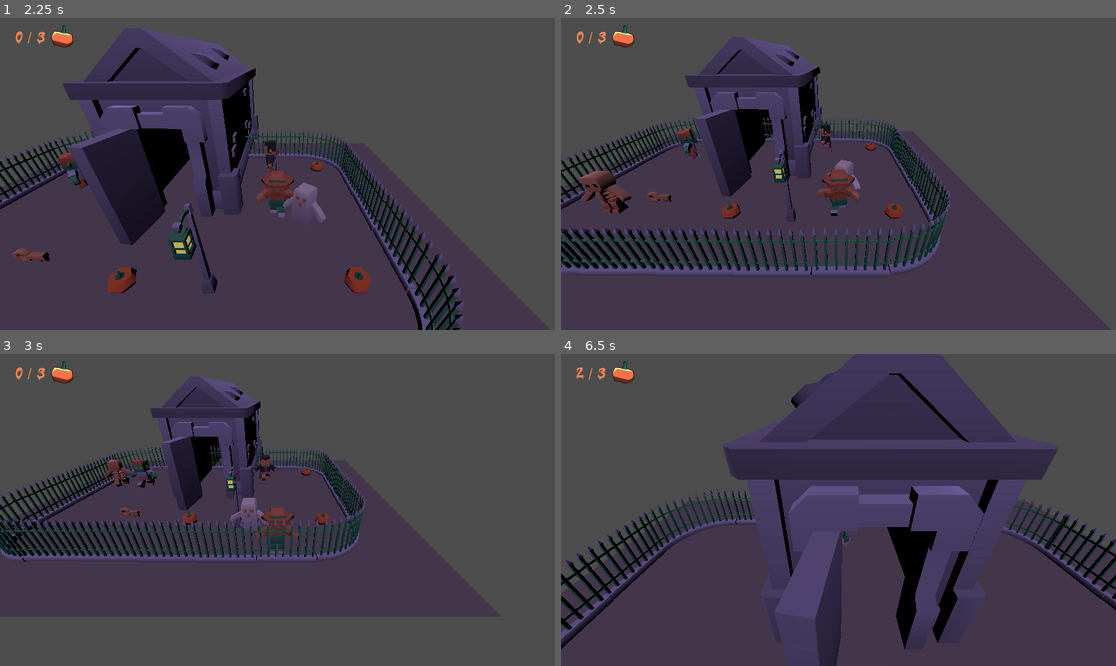
Above: before the commit, frames 1-4 (two rows, left to right).
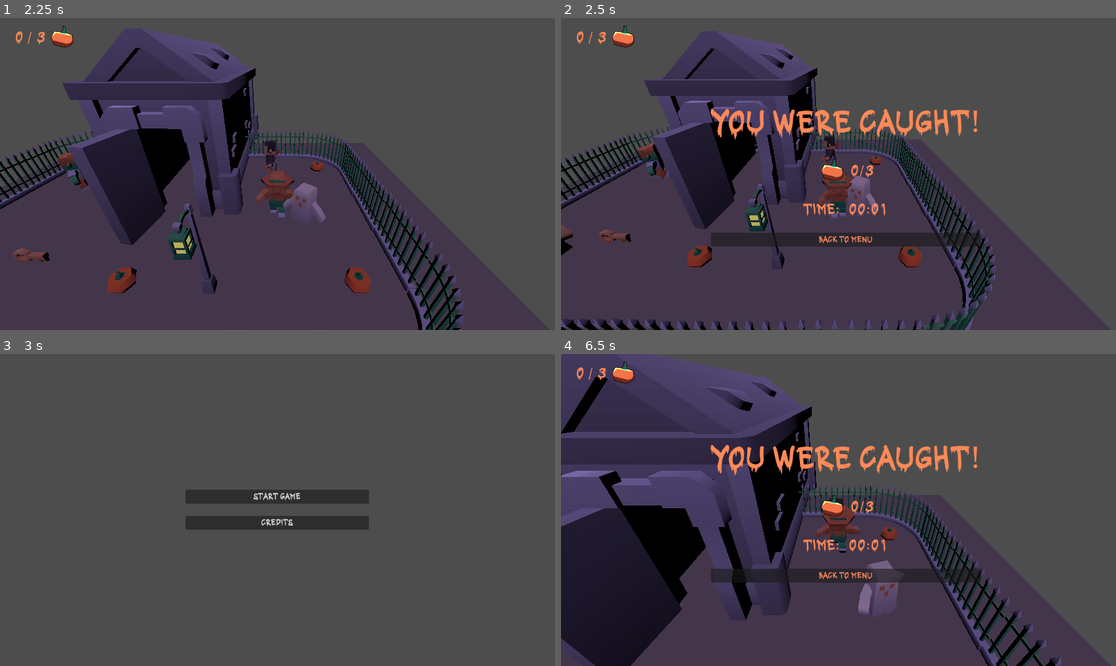
Above: after the commit, the same moments.

Repository: BuendiaGames/SpookyComecocos
Game: Godot game, scene res://core/menu/mainmenu.tscn
Two runs of this game, one before a commit and one after it. Both use one fixed random seed, a clock stepped at 60 frames per second and the inputs below. Before the commit the project has no main scene; this scene is started directly in both runs.
Inputs (mouse positions are in pixels of both pictures, inside the frame that each line leads up to):
- Up to frame 1 (2.25 s): click "Start game" at 0.5 s; hold Right (ui_right) 1.28-2.03 s; hold Down (ui_down) from 2.03 s (still down)
- Up to frame 2 (2.5 s): keep holding Down (ui_down)
- Up to frame 3 (3 s): release Down (ui_down) at 2.75 s; click (283, 575) at 2.75 s, where only the run after the commit has a clickable "Back to menu"
- Up to frame 4 (6.5 s): click (838, 497) at 3.5 s, where only the run after the commit has a clickable "Start game"; hold Right (ui_right) 4.28-5.03 s; hold Up (ui_up) 5.03-5.78 s; hold Left (ui_left) from 5.78 s (still down)

Frame 1 is identical in both runs. In frame 2, 24% of the frame differs, in the area x 0-79%, y 4-100%; in frame 3, 15%; in frame 4, 52%, in the area x 0-100%, y 0-100%.

Commit message:
termino ui

Diff:
--- a/core/globals/GameManager.gd
+++ b/core/globals/GameManager.gd
@@ -3,6 +3,7 @@
 #Calabazas recogidas de momento
 var collected_pumpkins = 0
 var ui = null
+var tiempo = 0
 
 #Escena actual. Tendra que ser el menu. #TODO
 var current_scene = null
@@ -24,6 +25,8 @@
 	get_tree().change_scene_to_file(level)
 
 func load_menu():
+	get_tree().paused = false
+	resetear_valores()
 	get_tree().change_scene_to_file("res://core/menu/mainmenu.tscn")
 
 func victory():
@@ -33,3 +36,7 @@
 func defeat():
 	get_tree().paused = true
 	ui.show_results(false)
+
+func resetear_valores():
+	collected_pumpkins = 0
+	tiempo = 0
--- a/core/player/player.gd
+++ b/core/player/player.gd
@@ -44,6 +44,9 @@
 	#Haz el movimiento
 	move_and_slide()
 
+	# Cuento el tiempo
+	GameManager.tiempo += delta
+
 func change_anim(new_anim):
 	if current_anim != new_anim:
 		current_anim = new_anim
@@ -51,7 +54,7 @@
 
 func _on_area_3d_body_entered(body: Node3D) -> void:
 	if body.is_in_group("monstruos"):
-		print("PERDER PERDER PERDER")
+		GameManager.defeat()
 		print(body.name)
 
 
--- a/core/ui/ui.gd
+++ b/core/ui/ui.gd
@@ -29,6 +29,20 @@
 func show_results(victory = true):
 	if not victory:
 		$results/container_results/results.text = "You were caught!"
+	$results/container_results/container/points.text= str(GameManager.collected_pumpkins)+"/"+str(max_pumpkins)
+	var min_juego = int(GameManager.tiempo/60)
+	var seg_juego = int(GameManager.tiempo)%60
+
+	var cad_min_juego = str(min_juego)
+	var cad_seg_juego = str(seg_juego)
+
+	if min_juego < 10:
+		cad_min_juego = "0" + cad_min_juego
+	if seg_juego < 10:
+		cad_seg_juego = "0" + cad_seg_juego
+
+	$results/container_results/container2/points.text = cad_min_juego + ":" + cad_seg_juego
+
 	$results.show()
 
 
--- a/project.godot
+++ b/project.godot
@@ -11,6 +11,7 @@
 [application]
 
 config/name="SpookyComecocos"
+run/main_scene="res://core/menu/mainmenu.tscn"
 config/features=PackedStringArray("4.3", "GL Compatibility")
 config/icon="res://icon.svg"
 
